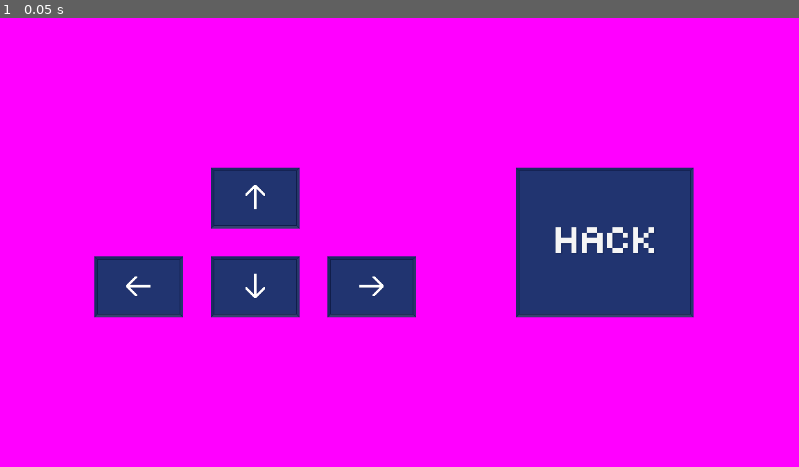
Above: before the commit, frame 1.
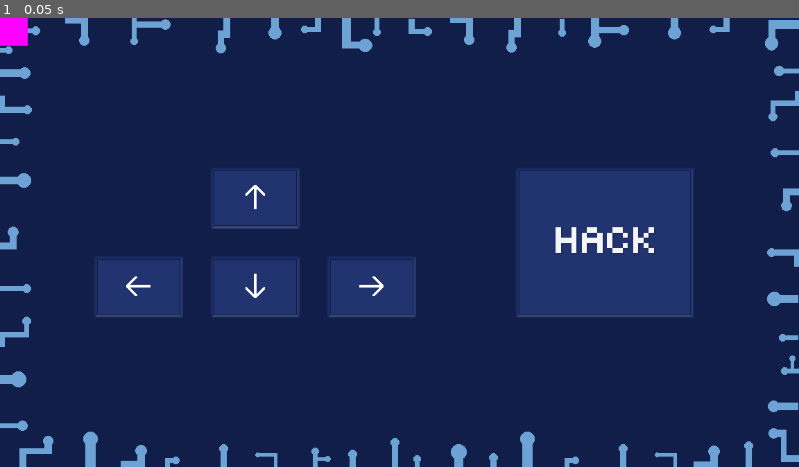
Above: after the commit, the same moment.

Repository: vocaz/hackercompsci
Game: Godot game, scene res://Main Menu.tscn
The game is run twice, just before and just after one commit, with the same random seed, the same clock (stepped at 60 frames per second) and the same inputs.
Inputs:
- Up to frame 1 (0.05 s): no input

The runs differ from the first frame. In frame 1, 87% of the frame differs, in the area x 0-100%, y 0-100%.

Commit message:
background
pretty weak

Diff:
--- a/Main Menu.tscn
+++ b/Main Menu.tscn
@@ -1,8 +1,10 @@
-[gd_scene load_steps=22 format=3 uid="uid://ct8t7ub2u0m7b"]
+[gd_scene load_steps=23 format=3 uid="uid://ct8t7ub2u0m7b"]
 
 [ext_resource type="Script" path="res://main_menu.gd" id="1_t263y"]
+[ext_resource type="Texture2D" uid="uid://bfbatleayv5b0" path="res://background left.png" id="2_app3f"]
 [ext_resource type="Texture2D" uid="uid://daey55m3dlxpg" path="res://textures/hack button.png" id="2_xsgem"]
 [ext_resource type="Texture2D" uid="uid://nsgqh1eux8t" path="res://textures/hack button pushed.png" id="3_7jo75"]
+[ext_resource type="Texture2D" uid="uid://dgvc2dbl3noqy" path="res://background right.png" id="3_ibh7y"]
 [ext_resource type="Texture2D" uid="uid://bcbtexkxtbx7s" path="res://textures/arrow up.png" id="4_ofoar"]
 [ext_resource type="Texture2D" uid="uid://bxvdohp5el6wq" path="res://textures/arrow up pushed.png" id="5_ypbpd"]
 [ext_resource type="Texture2D" uid="uid://bxgdov8xudesy" path="res://textures/arrow down.png" id="6_fqres"]
@@ -11,8 +13,6 @@
 [ext_resource type="Texture2D" uid="uid://cq8ak7rfd7lf7" path="res://textures/arrow left pushed.png" id="9_nsjtx"]
 [ext_resource type="Texture2D" uid="uid://cvkp4lg380ax2" path="res://textures/arrow right.png" id="10_j6mxm"]
 [ext_resource type="Texture2D" uid="uid://db3ea4qwyrdv3" path="res://textures/arrow right pushed.png" id="11_wsklw"]
-
-[sub_resource type="PlaceholderTexture2D" id="PlaceholderTexture2D_71kv2"]
 
 [sub_resource type="PlaceholderTexture2D" id="PlaceholderTexture2D_h2ga8"]
 
@@ -43,10 +43,16 @@
 [node name="MainMenu" type="Node2D"]
 script = ExtResource("1_t263y")
 
-[node name="Background" type="TextureRect" parent="."]
+[node name="Background right" type="TextureRect" parent="."]
+offset_right = 576.0
+offset_bottom = 648.0
+texture = ExtResource("2_app3f")
+
+[node name="Background left" type="TextureRect" parent="."]
+offset_left = 576.0
 offset_right = 1152.0
 offset_bottom = 648.0
-texture = SubResource("PlaceholderTexture2D_71kv2")
+texture = ExtResource("3_ibh7y")
 
 [node name="Foreground" type="TextureRect" parent="."]
 offset_right = 40.0
Binary file added: background left.png
Not shown, added: background left.png.import
Binary file added: background right.png
Not shown, added: background right.png.import
